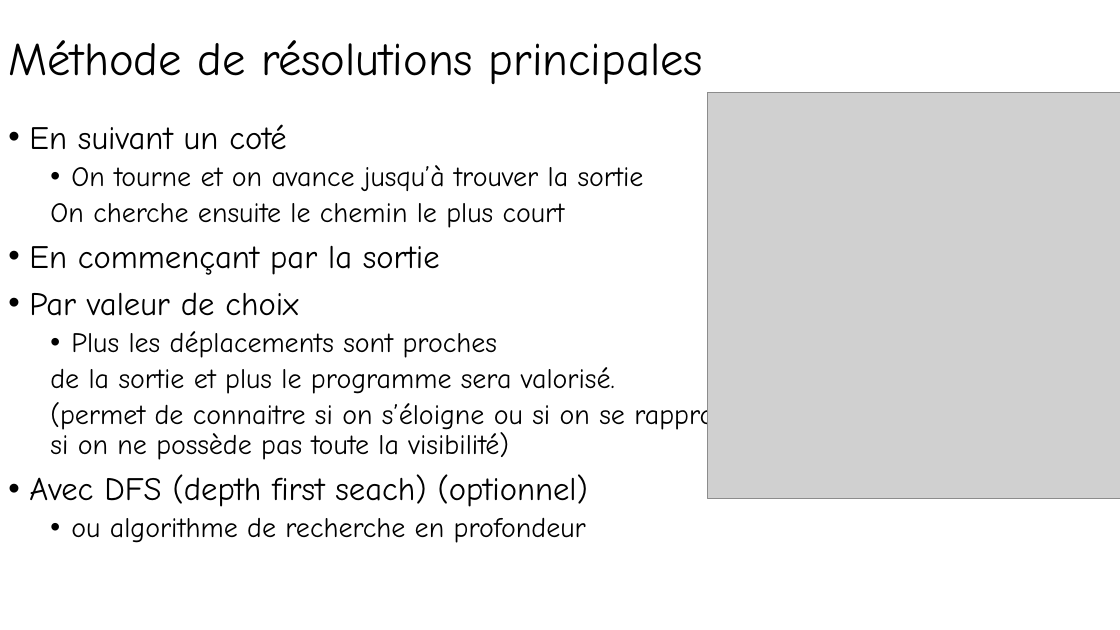
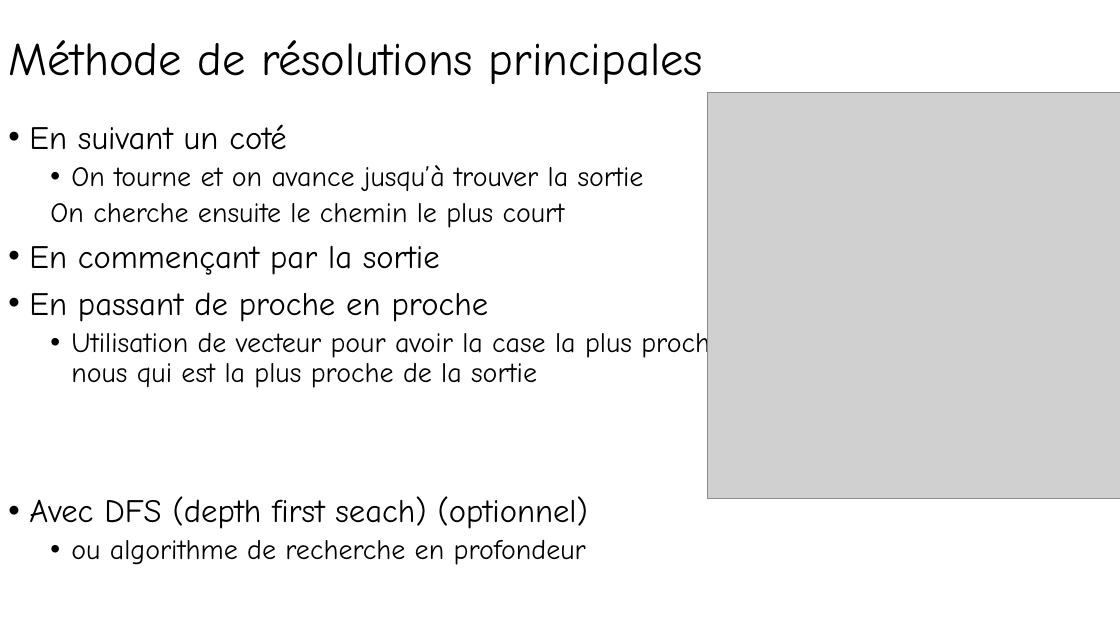
Before and after one commit to felttl/Mazer, a slide deck: slide 3 of presentation.pptx. Drawn at 1120x630 pixels with LibreOffice and Linux fonts; fonts in the diff are those of the drawing; grey boxes stand for pictures. Boxes give left, top, right and bottom in pixels: in the first picture for what was removed or moved away, otherwise in the second. Text is boxed around its words. In the diff, an @@ line names an element or a change of style, - is before the commit and + after.

```diff
--- a/presentation.pptx
+++ b/presentation.pptx
@@ text at <box>29,292,724,388</box>: text changed @@
-• Par valeur de choix
-  • Plus les déplacements sont proches
-  de la sortie et plus le programme sera valorisé.
-  (permet de connaitre si on s’éloigne ou si on se rapproche, si on ne possède pas toute la visibilité)
+• En passant de proche en proche
+  • Utilisation de vecteur pour avoir la case la plus proche de nous qui est la plus proche de la sortie
```
Also in this commit, not shown: 3 other files.
